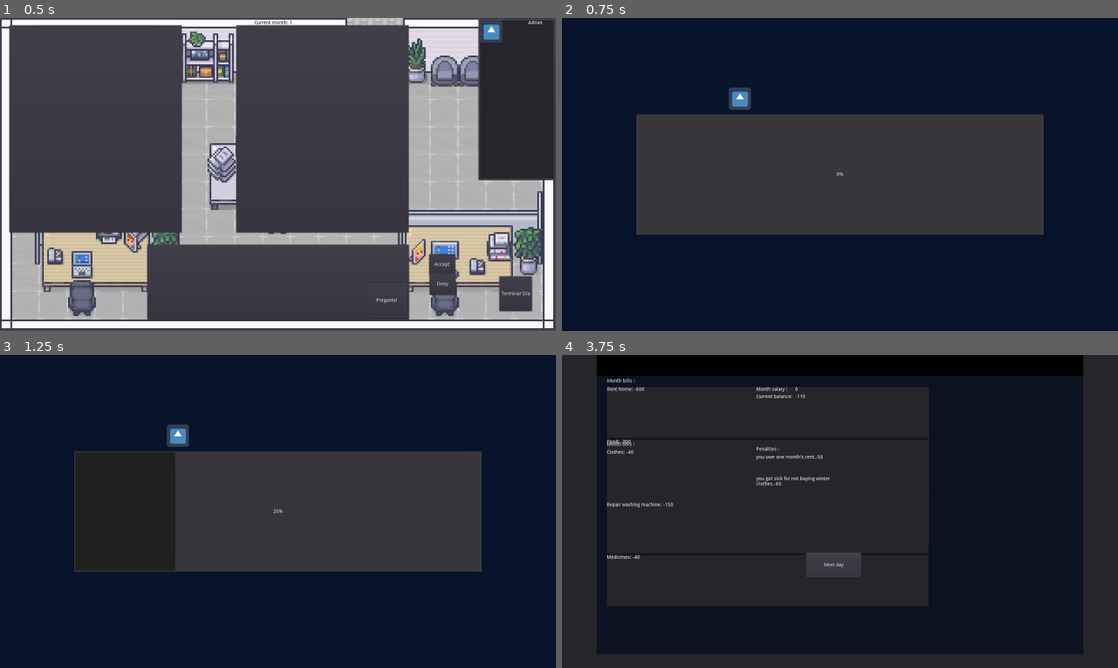
Above: before the commit, frames 1-4 (two rows, left to right).
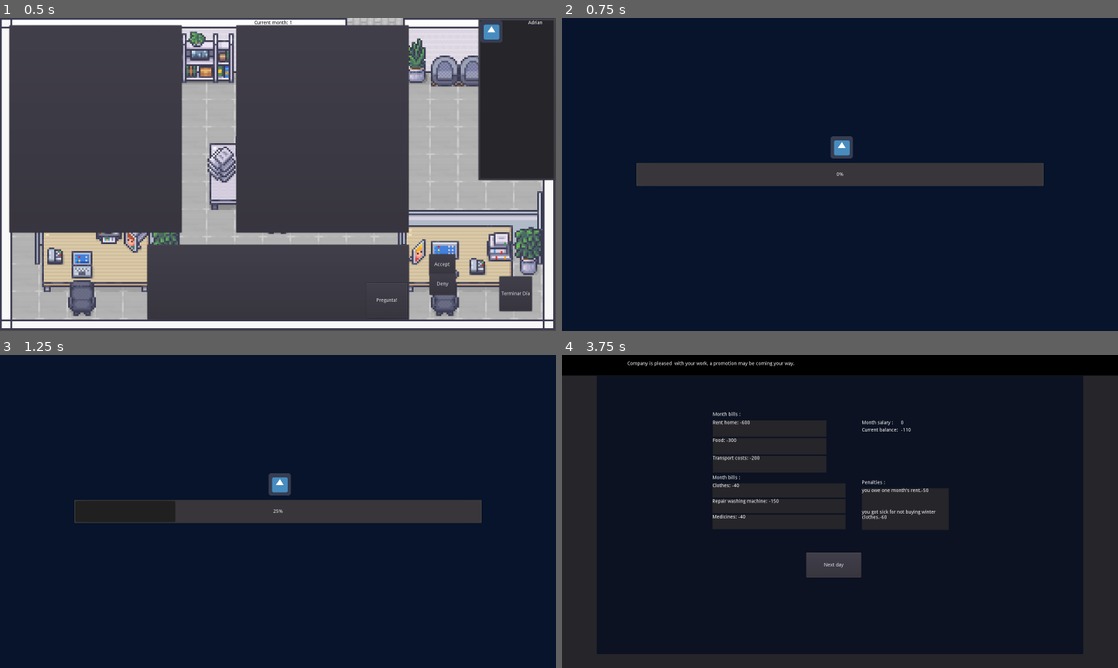
Above: after the commit, the same moments.

Repository: Clovisindo/CV-Please
Game: Godot game, scene res://scenes/main/main.tscn
The game is run twice, just before and just after one commit, with the same random seed, the same clock (stepped at 60 frames per second) and the same inputs. The engine's default icon, where the game draws it, is replaced by a stand-in: a white triangle on a blue panel in a dark square.
Inputs (mouse positions are in pixels of both pictures, inside the frame that each line leads up to):
- Up to frame 1 (0.5 s): no input
- Up to frame 2 (0.75 s): click "Terminar Día" at 0.5 s
- Up to frame 3 (1.25 s): no input
- Up to frame 4 (3.75 s): move the mouse to (962, 495) at 1.27 s; click (962, 495) at 1.42 s; click "Next" at 2 s; click "Next" at 2.75 s; click "Payments" at 3.5 s

Frame 1 is identical in both runs. In frame 2, 23% of the frame differs, in the area x 13-87%, y 22-70%; in frame 3, 23%; in frame 4, 33%, in the area x 0-100%, y 0-81%.
Error in both runs: Invalid get index 'full_name' (on base: 'Nil'). (res://scenes/game/items/resume/resume_manager.gd:32)

Commit message:
Correciones resolucion escenas secundarias
Arregladas las escenas de carga y de pagos para adaptarse a la nueva resolucion y a cambiarla sin problemas.

Diff:
--- a/scenes/game/items/resume/applicant_resume.tscn
+++ b/scenes/game/items/resume/applicant_resume.tscn
@@ -10,32 +10,30 @@
 [sub_resource type="Theme" id=1]
 
 [node name="resume_applicant" type="Control"]
-anchor_right = 1.0
-anchor_bottom = 1.0
+margin_right = 1600.0
+margin_bottom = 900.0
 script = ExtResource( 2 )
 detail_applicant = ExtResource( 6 )
 
 [node name="Panel" type="Panel" parent="."]
-anchor_right = 1.0
-anchor_bottom = 1.0
+margin_right = 1600.0
+margin_bottom = 900.0
 theme = SubResource( 1 )
 
 [node name="CurrentMonth" type="RichTextLabel" parent="Panel"]
 anchor_left = 0.5
 anchor_right = 0.5
-margin_left = -133.0
-margin_right = 133.0
+margin_left = -73.5
+margin_right = 73.5
 margin_bottom = 59.0
 text = "Current month : 1"
 
 [node name="resumeContainer" type="Panel" parent="Panel"]
 self_modulate = Color( 0.054902, 0.466667, 1, 1 )
-anchor_right = 1.0
-anchor_bottom = 1.0
 margin_left = 212.0
 margin_top = 150.0
-margin_right = -212.0
-margin_bottom = -150.0
+margin_right = 1388.0
+margin_bottom = 750.0
 
 [node name="applicantImage" type="Sprite" parent="Panel/resumeContainer"]
 position = Vector2( 47, 46 )
@@ -43,72 +41,68 @@
 texture = ExtResource( 1 )
 
 [node name="FullNameLabel" type="RichTextLabel" parent="Panel/resumeContainer"]
-anchor_left = 0.5
-anchor_top = 0.5
-anchor_right = 0.5
-anchor_bottom = 0.5
-margin_left = -213.0
-margin_top = -124.0
-margin_right = 281.0
-margin_bottom = -100.0
+margin_left = 85.0
+margin_top = 33.0
+margin_right = 579.0
+margin_bottom = 57.0
 text = "Damian Mendez Gonzalez"
 
 [node name="CategoryCompanyLabel" type="RichTextLabel" parent="Panel/resumeContainer"]
-anchor_right = 1.0
-anchor_bottom = 1.0
 margin_left = 87.0
 margin_top = 50.0
-margin_right = -19.0
-margin_bottom = -226.0
+margin_right = 324.0
+margin_bottom = 68.0
 text = "Junior programmer at Nunogal S.A"
 
 [node name="PaymentLabel" type="RichTextLabel" parent="Panel/resumeContainer"]
-anchor_right = 1.0
-anchor_bottom = 1.0
 margin_left = 87.0
 margin_top = 63.0
-margin_right = -19.0
-margin_bottom = -213.0
+margin_right = 249.0
+margin_bottom = 80.0
 text = "Company payment : "
 
 [node name="PaymentAmountLabel" type="RichTextLabel" parent="Panel/resumeContainer"]
-anchor_right = 1.0
-anchor_bottom = 1.0
 margin_left = 219.0
 margin_top = 63.0
-margin_right = -19.0
-margin_bottom = -213.0
+margin_right = 249.0
+margin_bottom = 80.0
 text = "0"
 
 [node name="DetailHBoxContainer" type="VBoxContainer" parent="Panel/resumeContainer"]
-anchor_right = 1.0
-anchor_bottom = 1.0
 margin_left = 29.0
 margin_top = 113.0
-margin_right = -37.0
-margin_bottom = -61.0
+margin_right = 1139.0
+margin_bottom = 539.0
 alignment = 1
 
 [node name="NextResumeButton" type="Button" parent="Panel"]
-anchor_right = 1.0
+anchor_left = 0.5
+anchor_top = 1.0
+anchor_right = 0.5
 anchor_bottom = 1.0
-margin_left = 551.0
-margin_top = 749.0
-margin_right = -854.0
-margin_bottom = -75.0
+margin_left = -100.0
+margin_top = -125.0
+margin_right = 100.0
+margin_bottom = -50.0
 text = "Next"
 script = ExtResource( 3 )
 
 [node name="PaymentPanelButton" type="Button" parent="Panel"]
 visible = false
-anchor_right = 1.0
+anchor_left = 0.5
+anchor_top = 1.0
+anchor_right = 0.5
 anchor_bottom = 1.0
-margin_left = 865.0
-margin_top = 746.0
-margin_right = -517.0
-margin_bottom = -65.0
+margin_left = 120.0
+margin_top = -125.0
+margin_right = 320.0
+margin_bottom = -50.0
 text = "Payments"
 script = ExtResource( 5 )
 
 [node name="PaymentPanel" parent="Panel" instance=ExtResource( 4 )]
 visible = false
+anchor_right = 0.0
+anchor_bottom = 0.0
+margin_right = 1600.0
+margin_bottom = 900.0
--- a/scenes/game/items/resume/payment_resume.tscn
+++ b/scenes/game/items/resume/payment_resume.tscn
@@ -5,27 +5,24 @@
 [ext_resource path="res://scenes/game/items/resume/DetailPaymentPanel.tscn" type="PackedScene" id=3]
 
 [node name="PaymentPanel" type="Panel"]
-anchor_right = 1.0
-anchor_bottom = 1.0
+margin_right = 1600.0
+margin_bottom = 900.0
 script = ExtResource( 1 )
 detail_payment = ExtResource( 3 )
 
 [node name="NarrativeGamePanel" type="Panel" parent="."]
 self_modulate = Color( 0, 0, 0, 1 )
 anchor_right = 1.0
-anchor_bottom = 1.0
-margin_left = 100.0
-margin_right = -100.0
-margin_bottom = -539.0
+margin_bottom = 59.0
 
 [node name="NarrativeGameText" type="RichTextLabel" parent="NarrativeGamePanel"]
 anchor_left = 0.5
 anchor_top = 0.5
 anchor_right = 0.5
 anchor_bottom = 0.5
-margin_left = -248.5
+margin_left = -612.0
 margin_top = -11.5
-margin_right = 248.5
+margin_right = 569.0
 margin_bottom = 11.5
 size_flags_horizontal = 7
 size_flags_vertical = 3
@@ -33,121 +30,92 @@
 
 [node name="PaymentPanel" type="Panel" parent="."]
 self_modulate = Color( 0.326721, 0.497959, 0.789063, 1 )
-anchor_right = 1.0
-anchor_bottom = 1.0
 margin_left = 100.0
 margin_top = 60.0
-margin_right = -100.0
-margin_bottom = -40.0
+margin_right = 1500.0
+margin_bottom = 860.0
 
 [node name="MonthBillsRTextLabel" type="RichTextLabel" parent="PaymentPanel"]
-anchor_right = 1.0
-anchor_bottom = 1.0
-margin_left = 30.0
-margin_top = 8.0
-margin_right = -580.0
-margin_bottom = -371.0
+margin_left = 334.0
+margin_top = 104.0
+margin_right = 422.0
+margin_bottom = 126.0
 custom_colors/default_color = Color( 1, 1, 1, 1 )
 text = "Month bills :"
 
 [node name="MonthBillsVBoxContainer" type="VBoxContainer" parent="PaymentPanel"]
-anchor_right = 1.0
-anchor_bottom = 1.0
-margin_left = 30.0
-margin_top = 32.0
-margin_right = -444.0
-margin_bottom = -318.0
+margin_left = 334.0
+margin_top = 128.0
+margin_right = 661.0
+margin_bottom = 278.0
 
 [node name="ExtraBillsRTextLabel" type="RichTextLabel" parent="PaymentPanel"]
-anchor_right = 1.0
-anchor_bottom = 1.0
-margin_left = 29.0
-margin_top = 190.0
-margin_right = -579.0
-margin_bottom = -192.0
+margin_left = 333.0
+margin_top = 286.0
+margin_right = 470.0
+margin_bottom = 303.0
 custom_colors/default_color = Color( 1, 1, 1, 1 )
 text = "Month bills :"
 
 [node name="ExtraBillsVBoxContainer" type="VBoxContainer" parent="PaymentPanel"]
-anchor_right = 1.0
-anchor_bottom = 1.0
-margin_left = 29.0
-margin_top = 213.0
-margin_right = -445.0
-margin_bottom = -137.0
+margin_left = 333.0
+margin_top = 309.0
+margin_right = 716.0
+margin_bottom = 441.0
 __meta__ = {
 "_edit_group_": true
 }
 
 [node name="MonthSalaryLabel" type="RichTextLabel" parent="PaymentPanel"]
-anchor_right = 1.0
-anchor_bottom = 1.0
-margin_left = 459.0
-margin_top = 32.0
-margin_right = -151.0
-margin_bottom = -347.0
+margin_left = 763.0
+margin_top = 128.0
+margin_right = 932.0
+margin_bottom = 151.0
 custom_colors/default_color = Color( 1, 1, 1, 1 )
 text = "Month salary :"
-__meta__ = {
-"_edit_lock_": true
-}
 
 [node name="MonthSalaryNumber" type="RichTextLabel" parent="PaymentPanel"]
-anchor_right = 1.0
-anchor_bottom = 1.0
-margin_left = 571.0
-margin_top = 32.0
-margin_right = -85.0
-margin_bottom = -347.0
+margin_left = 875.0
+margin_top = 128.0
+margin_right = 996.0
+margin_bottom = 148.0
 custom_colors/default_color = Color( 1, 1, 1, 1 )
 
 [node name="CurrentBalanceLabel" type="RichTextLabel" parent="PaymentPanel"]
-anchor_right = 1.0
-anchor_bottom = 1.0
-margin_left = 459.0
-margin_top = 53.0
-margin_right = -108.0
-margin_bottom = -326.0
+margin_left = 763.0
+margin_top = 149.0
+margin_right = 877.0
+margin_bottom = 168.0
 custom_colors/default_color = Color( 1, 1, 1, 1 )
 text = "Current balance:"
-__meta__ = {
-"_edit_lock_": true
-}
 
 [node name="CurrentBalanceNumber" type="RichTextLabel" parent="PaymentPanel"]
-anchor_right = 1.0
-anchor_bottom = 1.0
-margin_left = 571.0
-margin_top = 53.0
-margin_right = -85.0
-margin_bottom = -326.0
+margin_left = 875.0
+margin_top = 149.0
+margin_right = 1003.0
+margin_bottom = 170.0
 custom_colors/default_color = Color( 1, 1, 1, 1 )
 
 [node name="PenaltiesLabel" type="RichTextLabel" parent="PaymentPanel"]
-anchor_right = 1.0
-anchor_bottom = 1.0
-margin_left = 459.0
-margin_top = 204.0
-margin_right = -282.0
-margin_bottom = -275.0
+margin_left = 763.0
+margin_top = 300.0
+margin_right = 846.0
+margin_bottom = 325.0
 custom_colors/default_color = Color( 1, 1, 1, 1 )
 text = "Penalties :"
-__meta__ = {
-"_edit_lock_": true
-}
 
 [node name="PenaltiesPanel" type="Panel" parent="PaymentPanel"]
-margin_left = 459.0
-margin_top = 227.0
-margin_right = 709.0
-margin_bottom = 347.0
+margin_left = 763.0
+margin_top = 323.0
+margin_right = 1013.0
+margin_bottom = 443.0
 __meta__ = {
 "_edit_group_": true
 }
 
 [node name="PenaltiesVBoxContainer" type="VBoxContainer" parent="PaymentPanel/PenaltiesPanel"]
-anchor_right = 1.0
-anchor_bottom = 1.0
+margin_right = 250.0
+margin_bottom = 120.0
 size_flags_horizontal = 3
 size_flags_vertical = 3
 __meta__ = {
@@ -155,11 +123,9 @@
 }
 
 [node name="EndPaymentResume" type="Button" parent="PaymentPanel"]
-anchor_right = 1.0
-anchor_bottom = 1.0
 margin_left = 603.0
 margin_top = 508.0
-margin_right = -639.0
-margin_bottom = -220.0
+margin_right = 761.0
+margin_bottom = 580.0
 text = "Next day"
 script = ExtResource( 2 )
--- a/scenes/menu/load_scene.tscn
+++ b/scenes/menu/load_scene.tscn
@@ -5,23 +5,27 @@
 [node name="load" type="CanvasLayer"]
 
 [node name="bg" type="ColorRect" parent="."]
-anchor_right = 1.0
-anchor_bottom = 1.0
+margin_right = 1600.0
+margin_bottom = 900.0
 color = Color( 0.0261841, 0.0801435, 0.171875, 1 )
 
 [node name="icon" type="TextureRect" parent="."]
-anchor_right = 1.0
-anchor_bottom = 1.0
-margin_left = 480.0
-margin_top = 200.0
-margin_right = -480.0
-margin_bottom = -336.0
+anchor_left = 0.5
+anchor_top = 0.5
+anchor_right = 0.5
+anchor_bottom = 0.5
+margin_left = -27.0
+margin_top = -110.0
+margin_right = 40.0
+margin_bottom = -42.0
 texture = ExtResource( 1 )
 
 [node name="ProgressBar" type="ProgressBar" parent="."]
-anchor_right = 1.0
-anchor_bottom = 1.0
-margin_left = 212.0
-margin_top = 275.0
-margin_right = -212.0
-margin_bottom = -275.0
+anchor_left = 0.5
+anchor_top = 0.5
+anchor_right = 0.5
+anchor_bottom = 0.5
+margin_left = -588.0
+margin_top = -35.0
+margin_right = 588.0
+margin_bottom = 35.0
